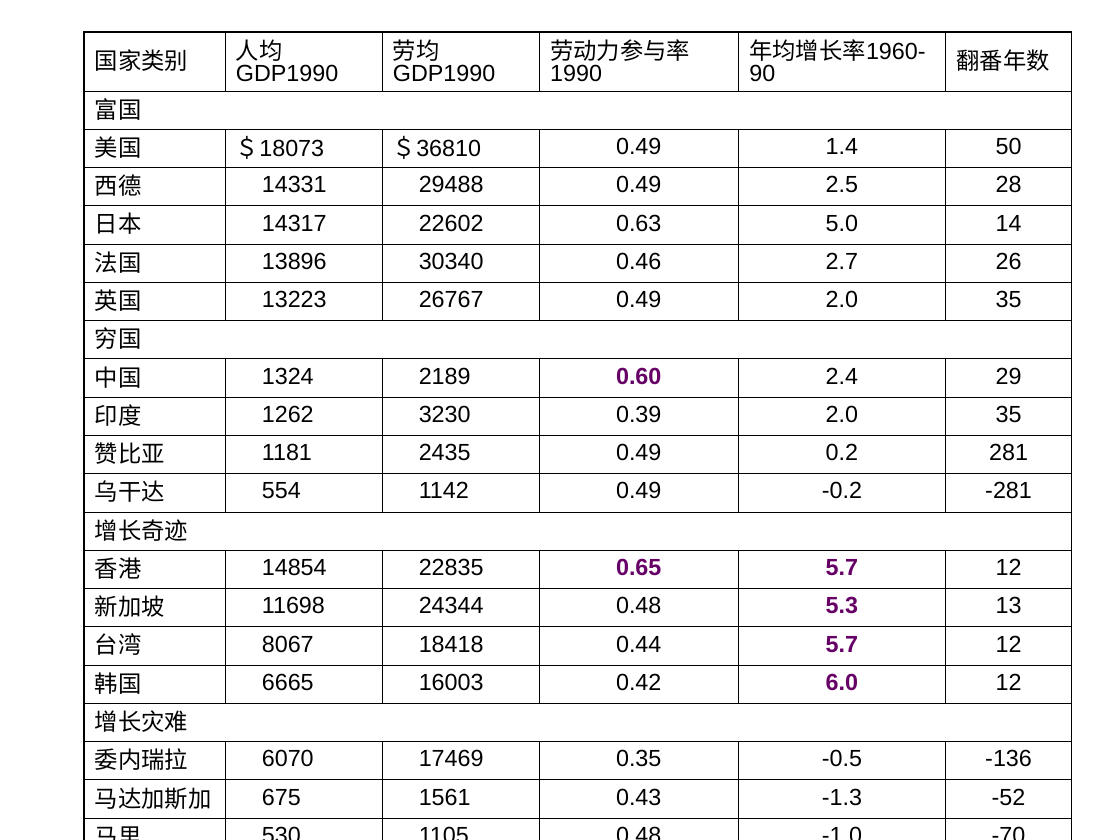
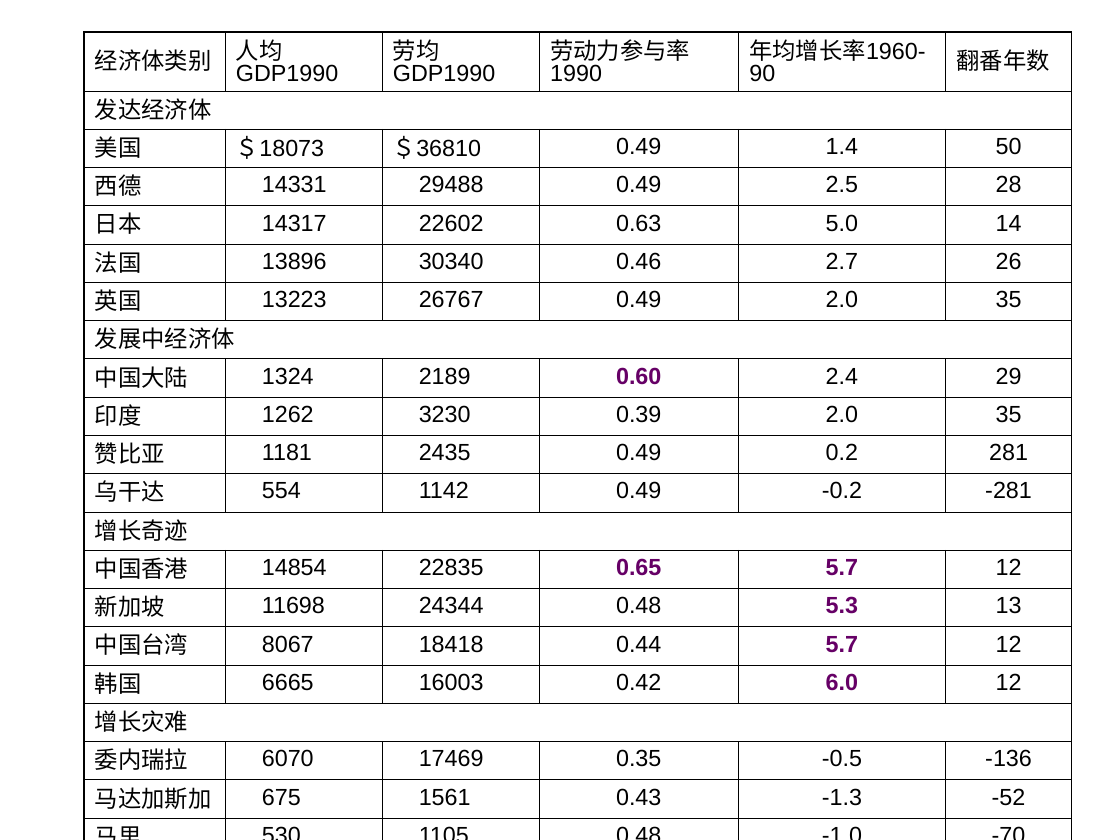
Before and after one commit to iming85/iming85.github.io, a slide deck: slide 4 of teaching/2021sumacro/ch_1.ppt. Drawn at 1120x840 pixels with LibreOffice and Linux fonts; fonts in the diff are those of the drawing. Boxes give left, top, right and bottom in pixels: in the first picture for what was removed or moved away, otherwise in the second. Text is boxed around its words. In the diff, an @@ line names an element or a change of style, - is before the commit and + after.

```diff
--- a/teaching/2021sumacro/ch_1.ppt
+++ b/teaching/2021sumacro/ch_1.ppt
@@ table at <box>84,31,1072,813</box> @@
-row 1, column 1: 国家类别
+row 1, column 1: 经济体类别
-row 2, column 1: 富国
+row 2, column 1: 发达经济体
-row 8, column 1: 穷国
+row 8, column 1: 发展中经济体
-row 9, column 1: 中国
+row 9, column 1: 中国大陆
-row 14, column 1: 香港
+row 14, column 1: 中国香港
-row 16, column 1: 台湾
+row 16, column 1: 中国台湾
```
Also in this commit, not shown: 4 other slides changed, 2 other files.
